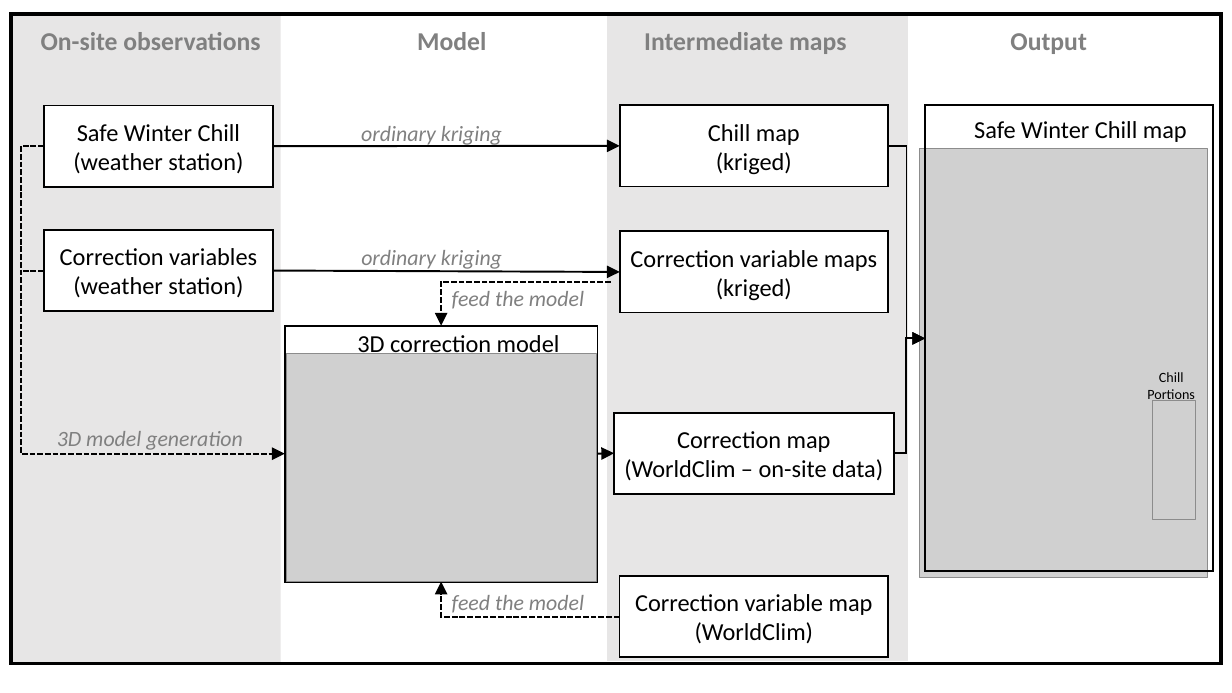
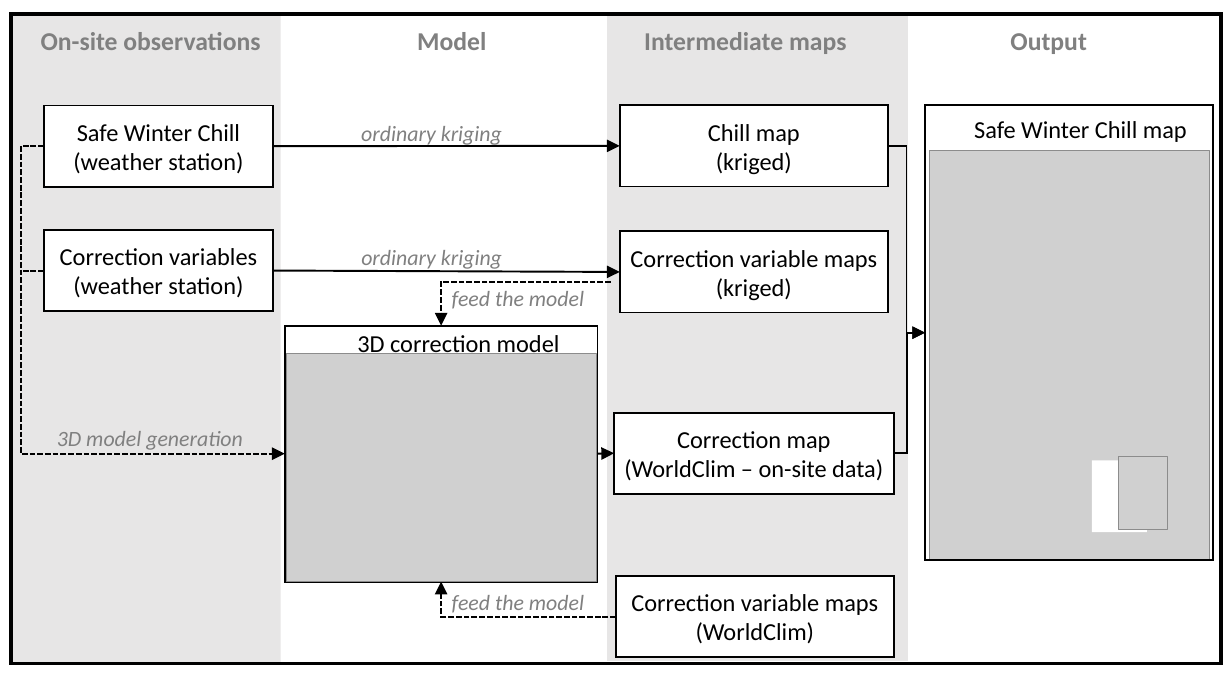
Before and after one commit to EduardoFernandezC/chill_south_america, a slide deck: slide 2 of figures/interpolation_concept.pptx. Drawn at 1232x693 pixels with LibreOffice and Linux fonts; fonts in the diff are those of the drawing; grey boxes stand for pictures. Boxes give left, top, right and bottom in pixels: in the first picture for what was removed or moved away, otherwise in the second. Text is boxed around its words. In the diff, an @@ line names an element or a change of style, - is before the commit and + after.

```diff
--- a/figures/interpolation_concept.pptx
+++ b/figures/interpolation_concept.pptx
@@ rectangle: place and size @@
-rectangle at (925, 105, 1214, 571)
+rectangle at (925, 105, 1214, 560)
@@ elbow arrow moved from (888, 146) - (925, 338) to (888, 146) - (925, 333) @@
@@ picture: place and size @@
-picture at (921, 149, 1209, 578)
+picture at (930, 151, 1210, 561)
@@ elbow arrow moved from (894, 454) - (925, 338) to (894, 454) - (925, 333) @@
@@ text removed at (1147, 372, 1195, 403) @@
-Chill Portions
@@ picture removed at (1153, 400, 1196, 519) @@
@@ rectangle added at (1092, 460, 1148, 532), fill #FFFFFF @@
@@ picture added at (1119, 457, 1168, 530) @@
@@ rectangle "Correction variable maps (WorldClim)": place and size @@
-rectangle "Correction variable maps (WorldClim)" at (619, 576, 888, 657)
+rectangle "Correction variable maps (WorldClim)" at (616, 576, 895, 657)
@@ text in rectangle at (631, 594, 878, 643): text changed @@
-Correction variable map (WorldClim)
+Correction variable maps (WorldClim)
```
Also in this commit, not shown: 14 other files.
